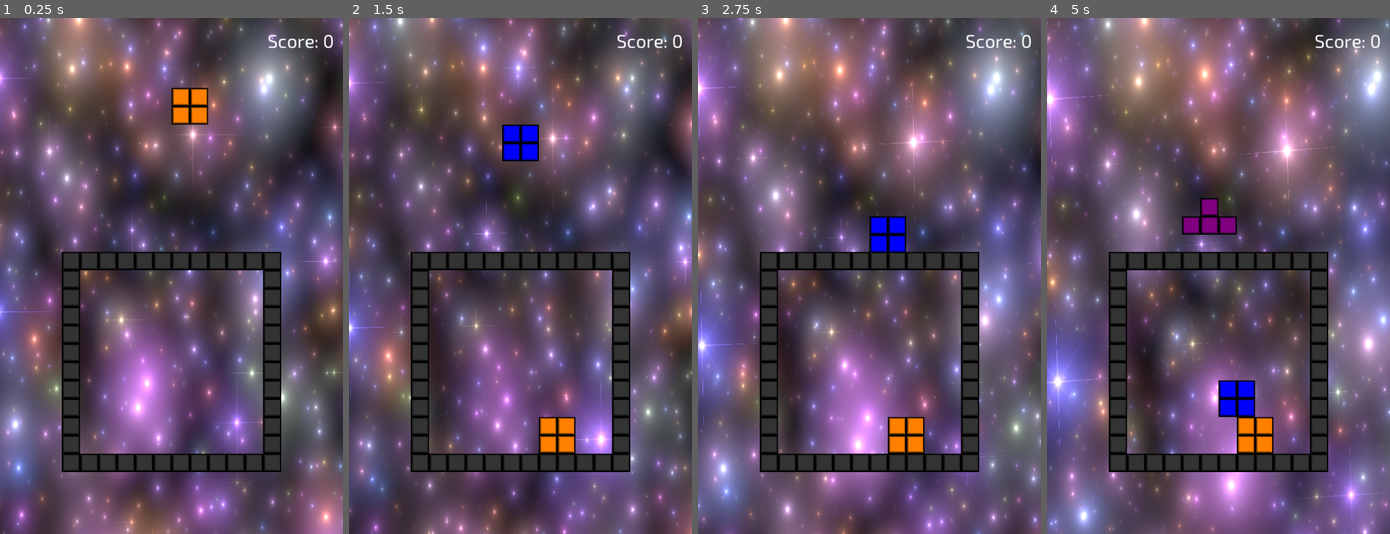
Above: before the commit, frames 1-4 (left to right).
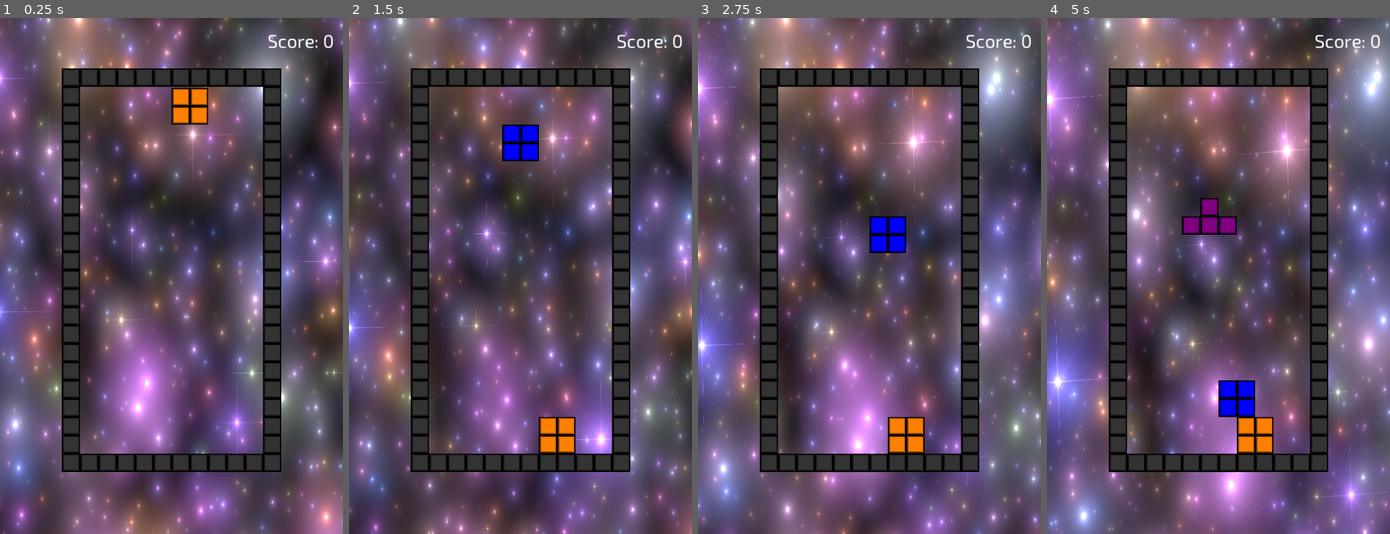
Above: after the commit, the same moments.

Repository: danielcannell/rotatris
Game: Godot game, scene res://Main.tscn
Two runs of this game, one before a commit and one after it. Both use one fixed random seed, a clock stepped at 60 frames per second and the inputs below.
Inputs:
- Up to frame 1 (0.25 s): no input
- Up to frame 2 (1.5 s): hold Right (move_right) 0.53-1.28 s; tap Space (drop) at 0.6 s; hold Left (move_left) from 1.28 s (still down); tap Down (rotate_ccw) at 1.35 s
- Up to frame 3 (2.75 s): release Left (move_left) at 2.03 s; hold Right (move_right) from 2.03 s (still down); tap Up (rotate_cw) at 2.1 s
- Up to frame 4 (5 s): tap Space (drop) at 2.85 s; release Right (move_right) at 3.53 s; hold Left (move_left) from 3.53 s (still down); tap Down (rotate_ccw) at 3.6 s; tap Up (rotate_cw) at 4.35 s

The runs differ from the first frame. In frame 1, 6.9% of the frame differs, in the area x 18-82%, y 9-49%; in frame 2, 7.0%; in frame 3, 7.3%; in frame 4, 7.5%.

Commit message:
Make the boundary a rectangle

Diff:
--- a/Boundary.gd
+++ b/Boundary.gd
@@ -5,28 +5,41 @@
 var Square = preload("res://Square.tscn")
 
 
-# Called when the node enters the scene tree for the first time.
-func _ready():
-    update_shape()
+func make_wall(start: Vector2, step: Vector2, num: int):
+    for i in range(num):
+        var coord := start + step * i
+        var pos := coord * Globals.BLOCK_SIZE
 
-
-func make_wall(origin: Vector2, vec: Vector2, total: int):
-    for i in range(total):
         var child: Node2D = Square.instance()
-        child.position = origin + (vec * i) * Globals.BLOCK_SIZE
+        child.position = pos
         add_child(child)
 
 
-func update_shape():
-    var half = Globals.GRID_HALF_WIDTH
-    make_wall(Vector2(-half - 1, half) * Globals.BLOCK_SIZE, Vector2(1, 0), Globals.GRID_WIDTH+1)
-    make_wall(Vector2(-half, -half - 1) * Globals.BLOCK_SIZE, Vector2(1, 0), Globals.GRID_WIDTH+1)
+func set_gravity(gravity: Array):
+    for n in get_children():
+        remove_child(n)
+        n.queue_free()
 
-    make_wall(Vector2(half, -half) * Globals.BLOCK_SIZE, Vector2(0, 1), Globals.GRID_WIDTH+1)
-    make_wall(Vector2(-half - 1, -half - 1) * Globals.BLOCK_SIZE, Vector2(0, 1), Globals.GRID_WIDTH+1)
+    var half := Globals.GRID_HALF_WIDTH
+    var width := Globals.GRID_WIDTH
 
-
-
-# Called every frame. 'delta' is the elapsed time since the previous frame.
-#func _process(delta):
-#	pass
+    if gravity == [0, 1]:
+        make_wall(Vector2(-half - 1, half),              Vector2(1, 0),      width + 1)
+        make_wall(Vector2(half, half),                   Vector2(0, -1), 2 * width + 1)
+        make_wall(Vector2(half, -width - half - 1),      Vector2(-1, 0),     width + 1)
+        make_wall(Vector2(-half - 1, -width - half - 1), Vector2(0, 1),  2 * width + 1)
+    elif gravity == [0, -1]:
+        make_wall(Vector2(-half - 1, width + half),      Vector2(1, 0),      width + 1)
+        make_wall(Vector2(half, width + half),           Vector2(0, -1), 2 * width + 1)
+        make_wall(Vector2(half, -half - 1),              Vector2(-1, 0),     width + 1)
+        make_wall(Vector2(-half - 1, -half - 1),         Vector2(0, 1),  2 * width + 1)
+    elif gravity == [1, 0]:
+        make_wall(Vector2(-width - half - 1, half),      Vector2(1, 0),  2 * width + 1)
+        make_wall(Vector2(half, half),                   Vector2(0, -1),     width + 1)
+        make_wall(Vector2(half, -half - 1),              Vector2(-1, 0), 2 * width + 1)
+        make_wall(Vector2(-width - half - 1, -half - 1), Vector2(0, 1),      width + 1)
+    elif gravity == [-1, 0]:
+        make_wall(Vector2(-half - 1, half),              Vector2(1, 0),  2 * width + 1)
+        make_wall(Vector2(width + half, half),           Vector2(0, -1),     width + 1)
+        make_wall(Vector2(width + half, -half - 1),      Vector2(-1, 0), 2 * width + 1)
+        make_wall(Vector2(-half - 1, -half - 1),         Vector2(0, 1),      width + 1)
--- a/Playfield.gd
+++ b/Playfield.gd
@@ -32,6 +32,7 @@
 func _ready():
     self.blocks = {}
     self.boundary = Boundary.new()
+    self.boundary.set_gravity(self.gravity)
     add_child(self.boundary)
 
 
@@ -209,6 +210,7 @@
 
 func rotate_gravity():
     self.gravity = [self.gravity[1], -self.gravity[0]]
+    self.boundary.set_gravity(self.gravity)
 
 
 func spawn_random_block():
